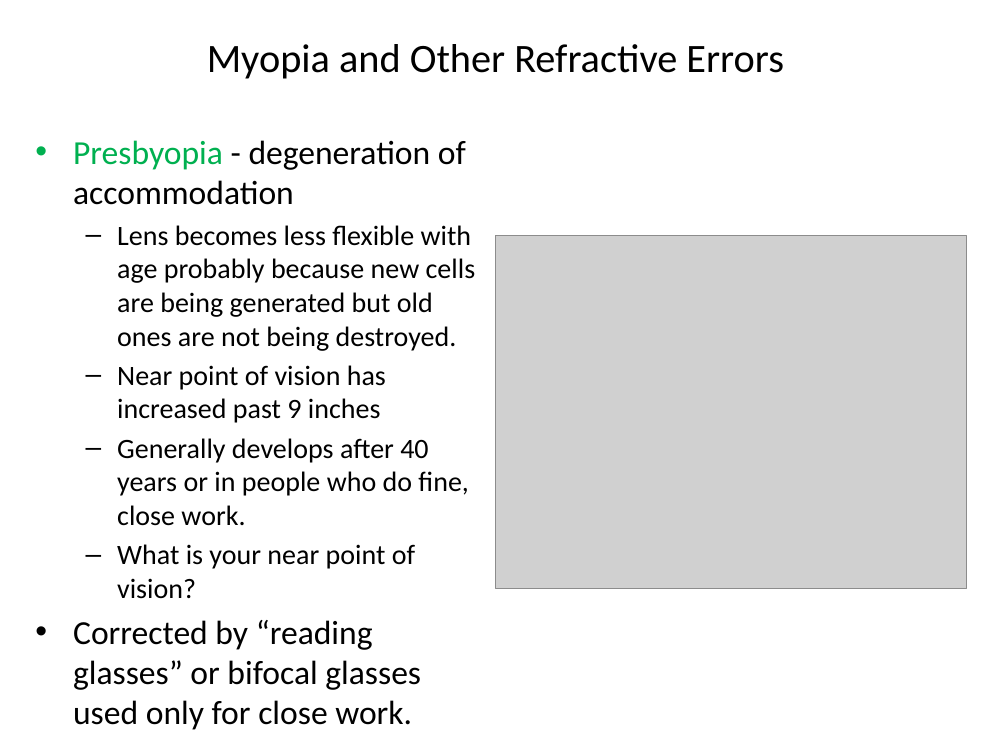
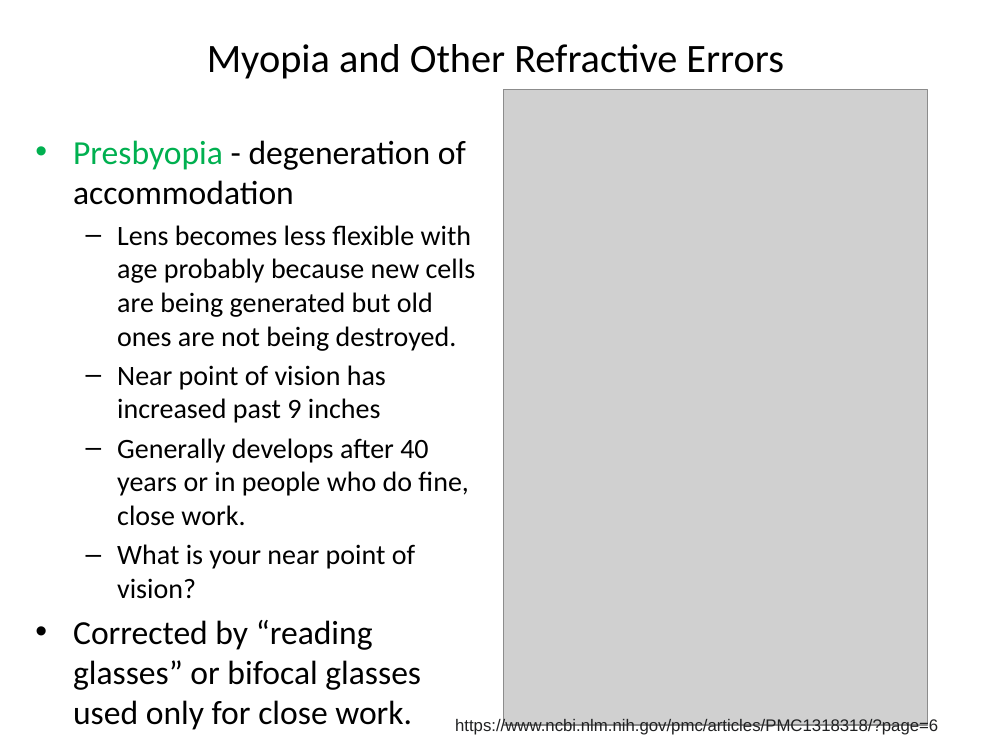
Before and after one commit to rtlines/PH223-Engineering-Physics, a slide deck: slide 11 of Slides/PH223_Lecture_18.pptx (slide 12 before the commit). Drawn at 1008x756 pixels with LibreOffice and Linux fonts; fonts in the diff are those of the drawing; grey boxes stand for pictures. Boxes give left, top, right and bottom in pixels: in the first picture for what was removed or moved away, otherwise in the second. Text is boxed around its words. In the diff, an @@ line names an element or a change of style, - is before the commit and + after.

```diff
--- a/Slides/PH223_Lecture_18.pptx
+++ b/Slides/PH223_Lecture_18.pptx
@@ picture: place and size @@
-picture at (496, 235, 967, 589)
+picture at (504, 90, 927, 725)
@@ text added at (455, 717, 938, 735), 12 pt, text #202122 @@
+https://www.ncbi.nlm.nih.gov/pmc/articles/PMC1318318/?page=6
```
Also in this commit, not shown: 1 slide added, 1 slide removed, 16 other files.
